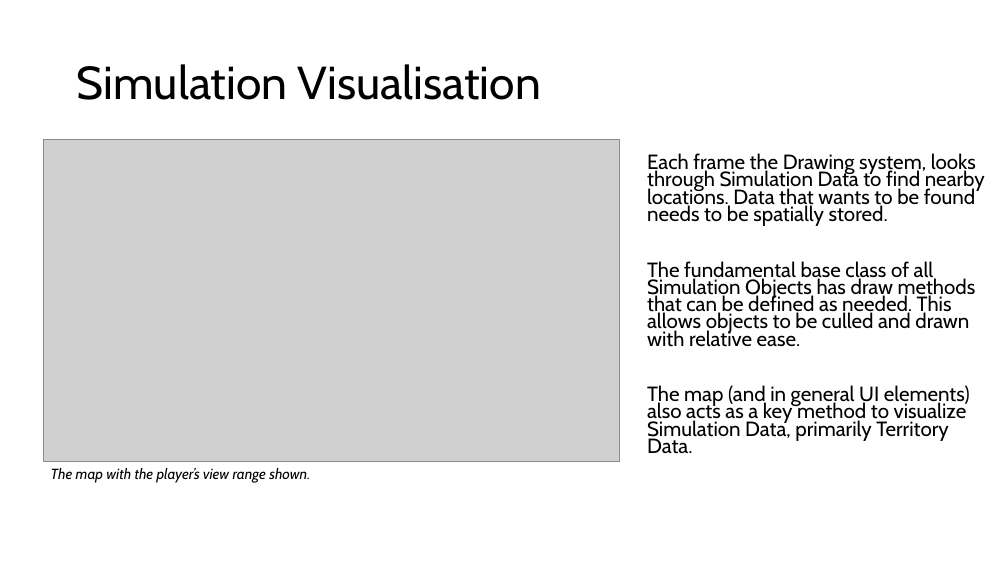
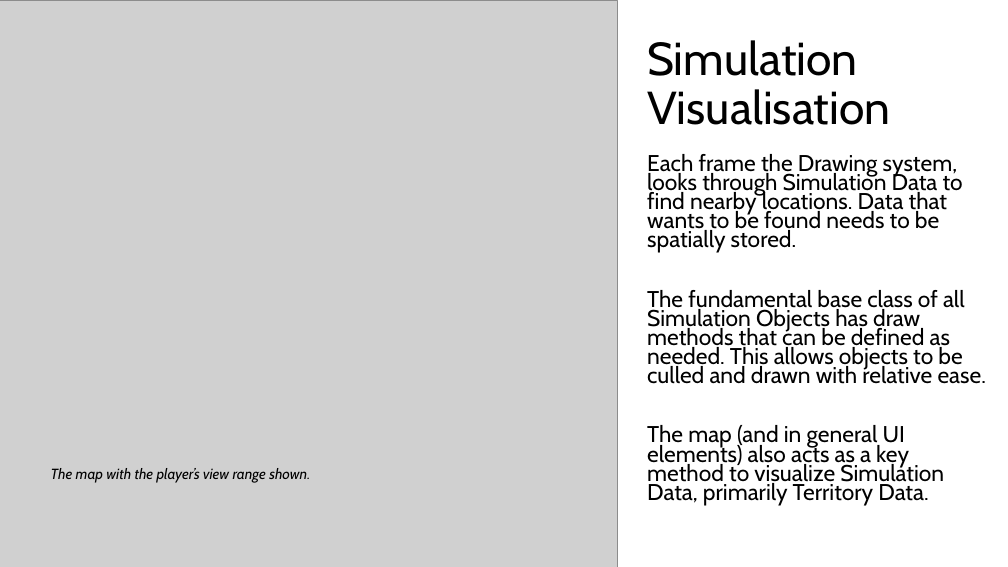
Before and after one commit to AlexanderNoles/FinalYearProject, a slide deck: slide 10 of Writing/FYP-Presentation.pptx. Drawn at 1008x567 pixels with LibreOffice and Linux fonts; fonts in the diff are those of the drawing; grey boxes stand for pictures. Boxes give left, top, right and bottom in pixels: in the first picture for what was removed or moved away, otherwise in the second. Text is boxed around its words. In the diff, an @@ line names an element or a change of style, - is before the commit and + after.

Commit message:
Added some more images to presentation

```diff
--- a/Writing/FYP-Presentation.pptx
+++ b/Writing/FYP-Presentation.pptx
@@ picture: place and size @@
-picture at [43, 140, 619, 461]
+picture at [0, 0, 617, 567]
@@ title "Simulation Visualisation" rewrapped from [77, 64, 541, 100] to [647, 40, 890, 125] @@
@@ text "Each frame the Drawing system, ..." at [647, 154, 986, 506]: size 19.6 to 21.7 pt @@
```
Also in this commit, not shown: 3 other slides changed.
